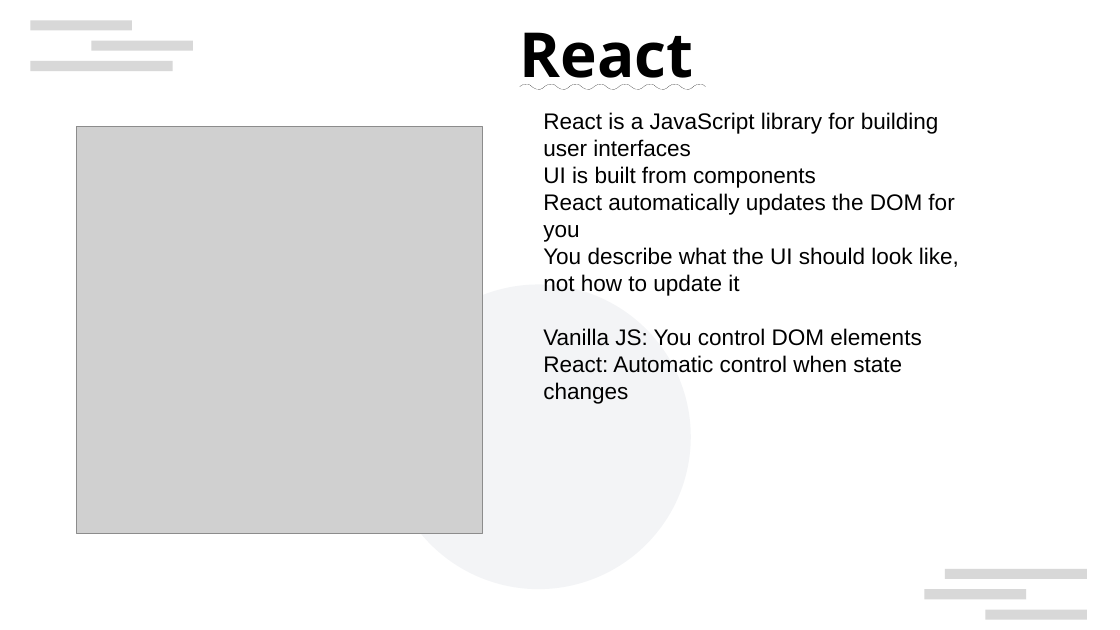
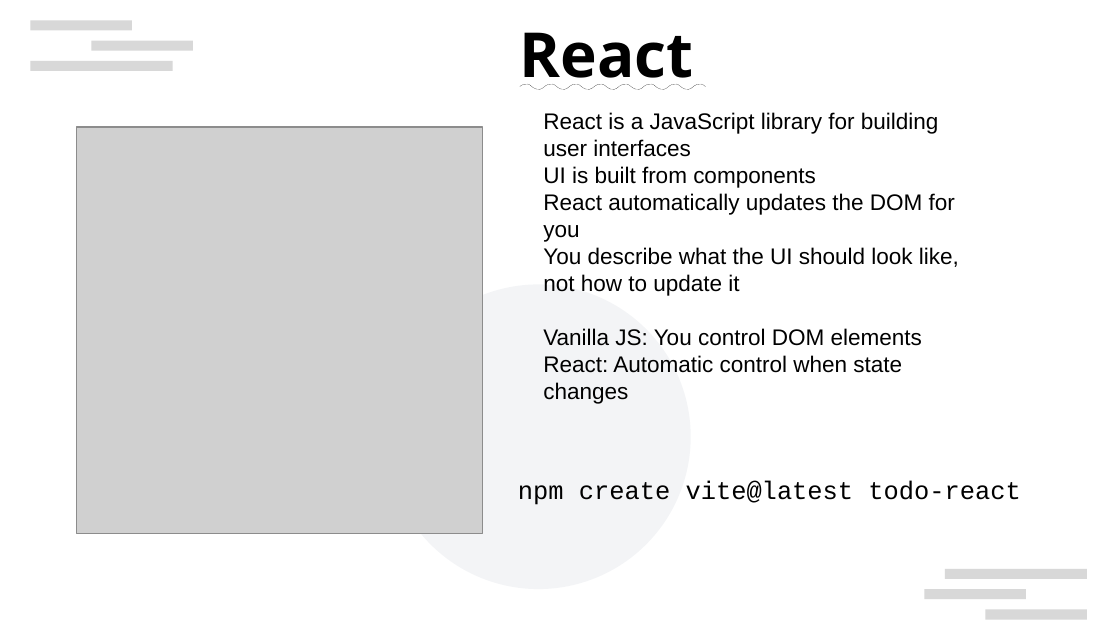
Before and after one commit to TonyLiu0226/toDoListTutorial, a slide deck: slide 28 of frontend_presentation.pptx (slide 27 before the commit). Drawn at 1120x630 pixels with LibreOffice and Linux fonts; fonts in the diff are those of the drawing; grey boxes stand for pictures; background and template pictures are left out. Boxes give left, top, right and bottom in pixels: in the first picture for what was removed or moved away, otherwise in the second. Text is boxed around its words. In the diff, an @@ line names an element or a change of style, - is before the commit and + after.

```diff
--- a/frontend_presentation.pptx
+++ b/frontend_presentation.pptx
@@ text added at (518,481,1020,505), 18 pt, text #000000 @@
+npm create vite@latest todo-react
```
Also in this commit, not shown: 10 other slides changed, 1 slide added, 11 other files.
